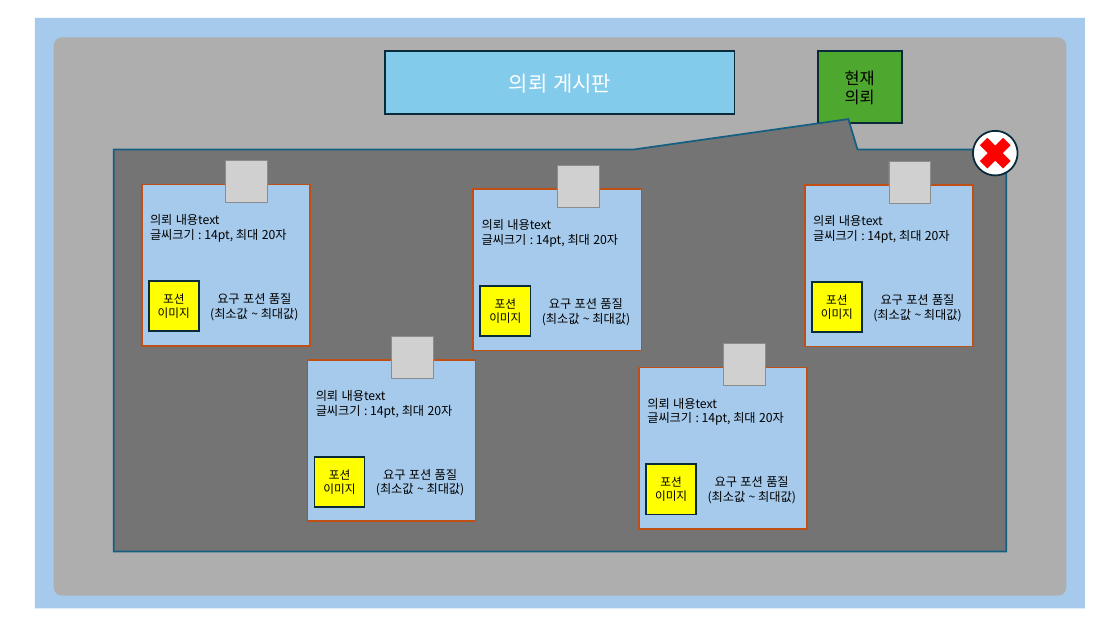
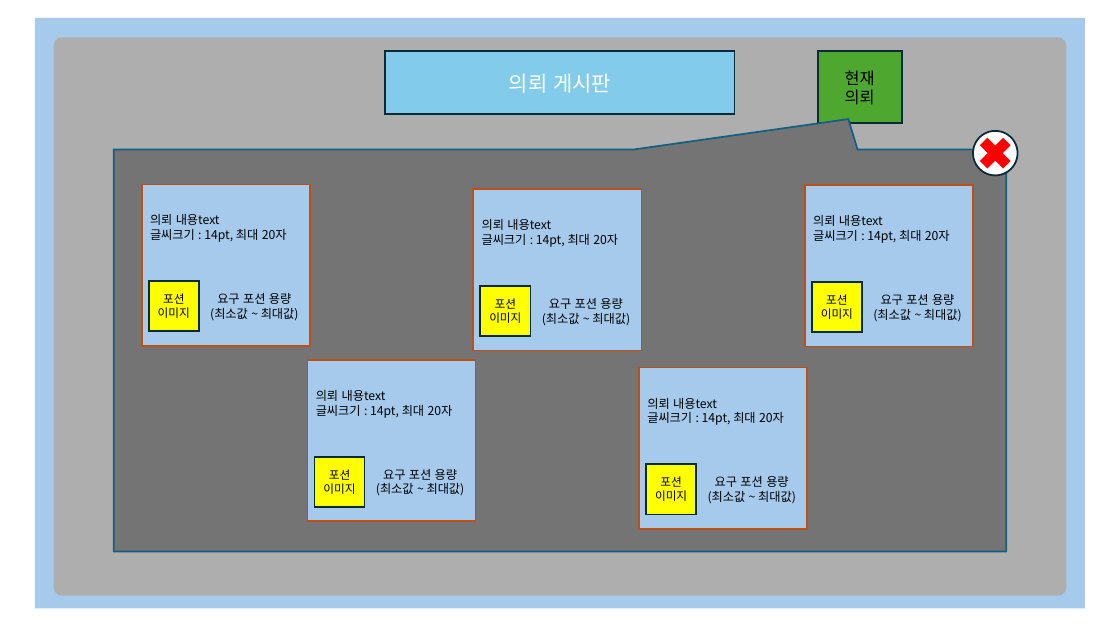
Before and after one commit to gws1017/BlackPotion, a slide deck: slide 7 of document/UI.pptx (slide 3 before the commit). Drawn at 1120x630 pixels with LibreOffice and Linux fonts; fonts in the diff are those of the drawing; grey boxes stand for pictures. Boxes give left, top, right and bottom in pixels: in the first picture for what was removed or moved away, otherwise in the second. Text is boxed around its words. In the diff, an @@ line names an element or a change of style, - is before the commit and + after.

```diff
--- a/document/UI.pptx
+++ b/document/UI.pptx
@@ picture removed at (226,160,268,202) @@
@@ picture removed at (558,166,600,208) @@
@@ picture removed at (889,161,931,203) @@
@@ text at (217,293,291,304): text changed @@
-요구 포션 품질
+요구 포션 용량
@@ text at (549,298,622,309): text changed @@
-요구 포션 품질
+요구 포션 용량
@@ text at (881,294,954,305): text changed @@
-요구 포션 품질
+요구 포션 용량
@@ picture removed at (392,336,434,378) @@
@@ picture removed at (723,344,765,386) @@
@@ text at (383,469,457,480): text changed @@
-요구 포션 품질
+요구 포션 용량
@@ text at (715,476,788,487): text changed @@
-요구 포션 품질
+요구 포션 용량
```
Also in this commit, not shown: 9 other slides changed, 4 slides added, 2 other files.
